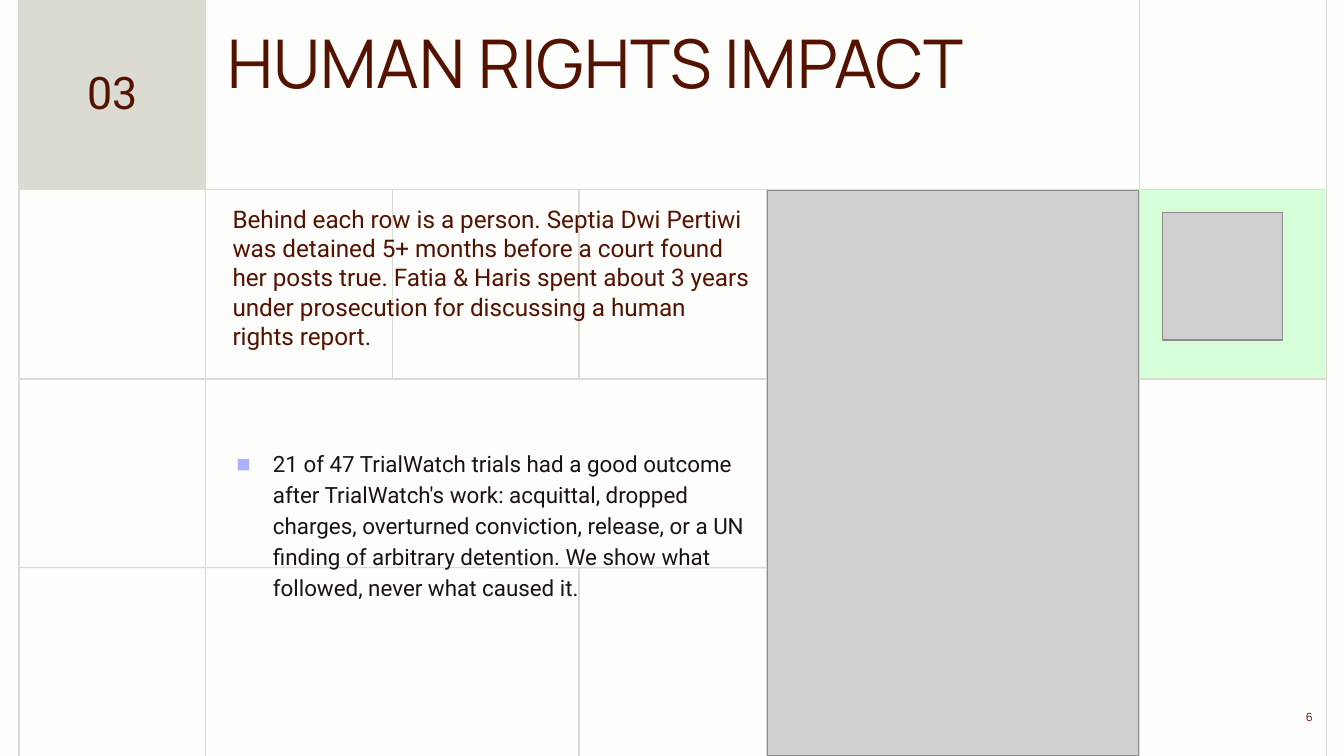
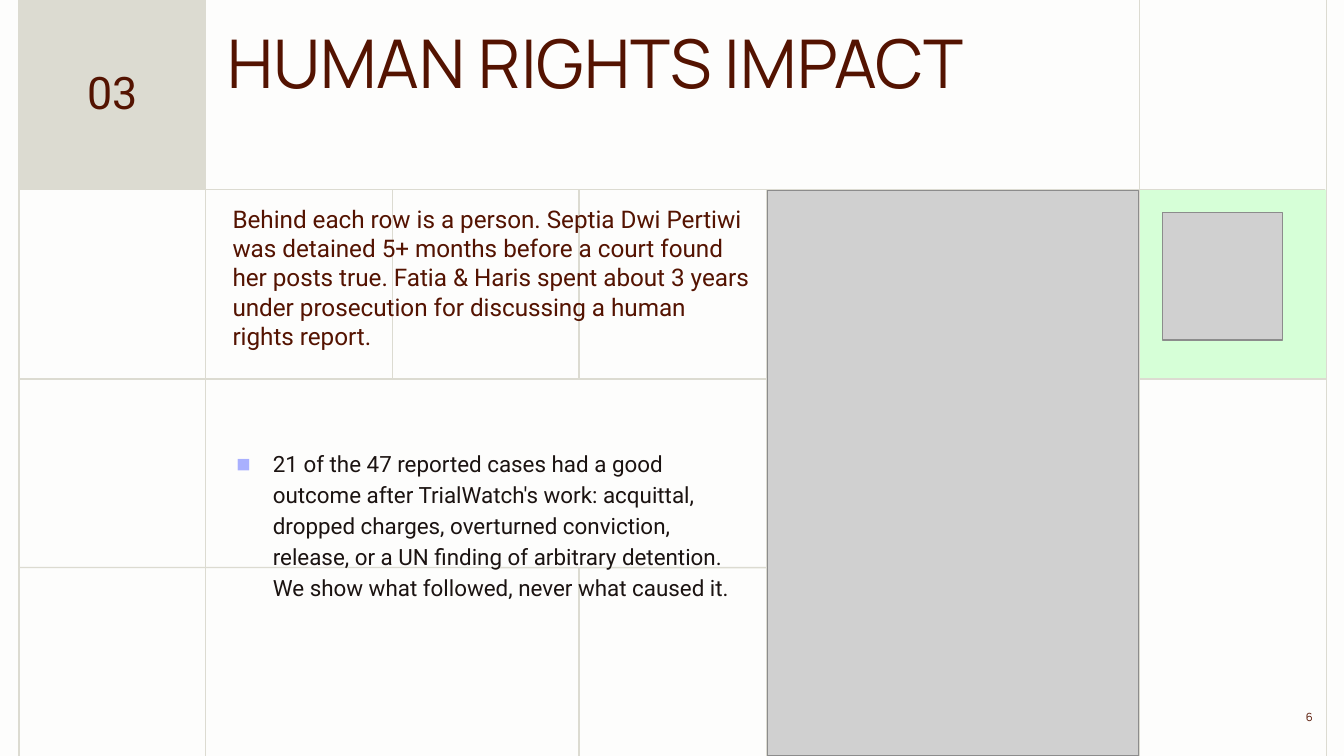
Before and after one commit to valentinasilva8/fairtrial-ai-hackathon, a slide deck: slide 6 of pitch/Precedent_and_Practice.pptx. Drawn at 1344x756 pixels with LibreOffice and Linux fonts; fonts in the diff are those of the drawing; grey boxes stand for pictures. Boxes give left, top, right and bottom in pixels: in the first picture for what was removed or moved away, otherwise in the second. Text is boxed around its words. In the diff, an @@ line names an element or a change of style, - is before the commit and + after.

Commit message:
Deck: report and listing wording

```diff
--- a/pitch/Precedent_and_Practice.pptx
+++ b/pitch/Precedent_and_Practice.pptx
@@ subtitle at [273,455,729,602]: text changed @@
-◼ 21 of 47 TrialWatch trials had a good outcome after TrialWatch's work: acquittal, dropped charges, overturned conviction, release, or a UN finding of arbitrary detention. We show what followed, never what caused it.
+◼ 21 of the 47 reported cases had a good outcome after TrialWatch's work: acquittal, dropped charges, overturned conviction, release, or a UN finding of arbitrary detention. We show what followed, never what caused it.
```
Also in this commit, not shown: 4 other slides changed, 1 other file.
